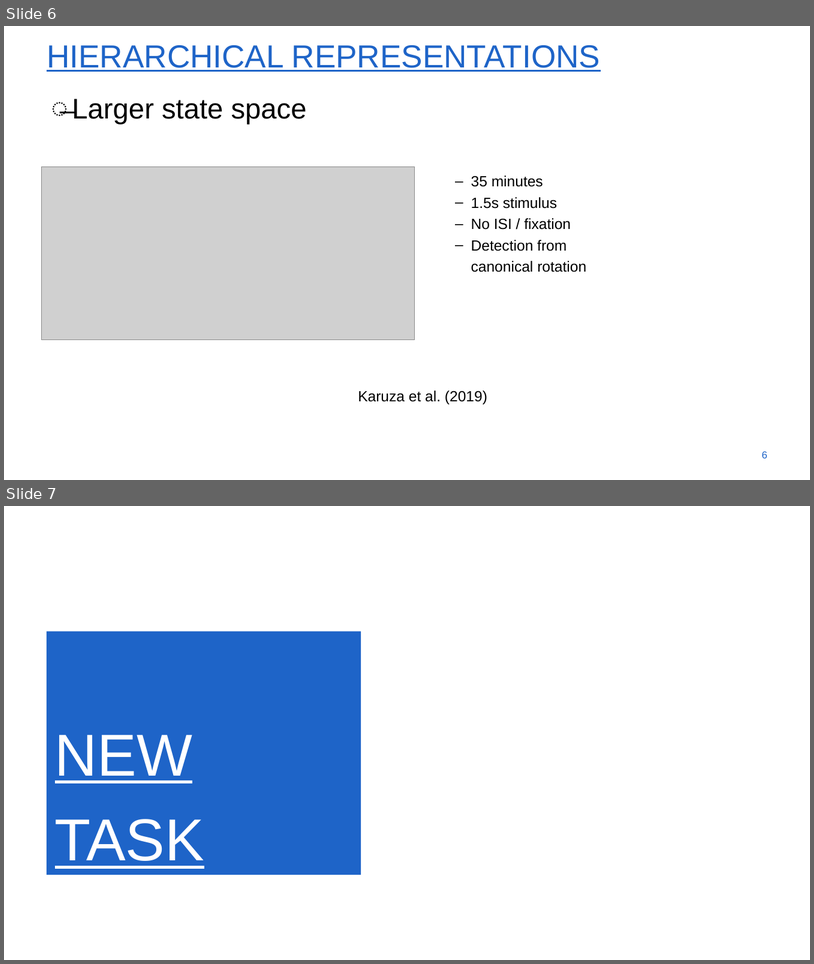
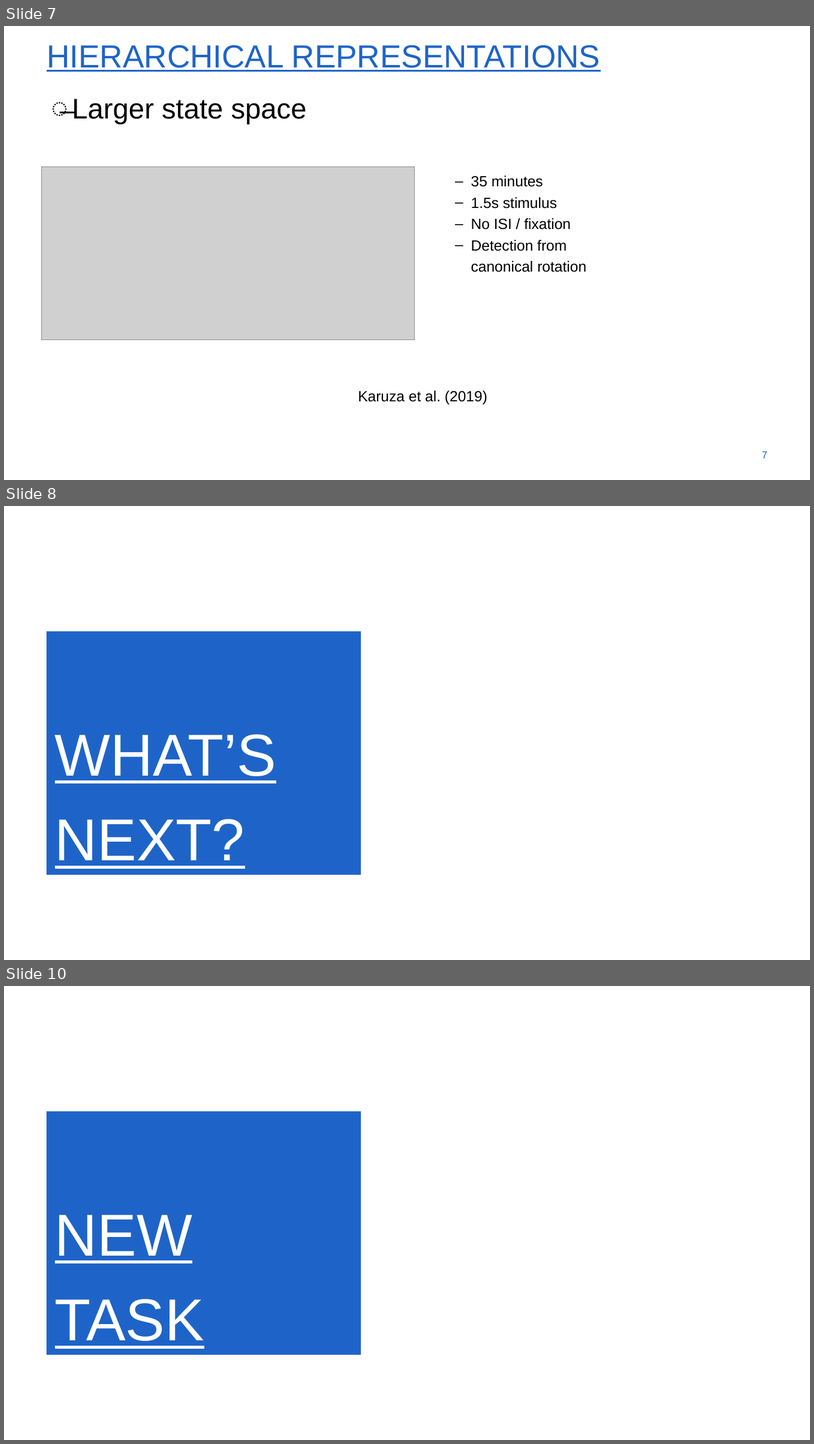
Before and after one commit to SvenWientjes/ModularGraphs-RL, a slide deck: Docs/Hierarchical reward task.pptx. Shown one above the other, each under a label of ours: slides 6 and 7 before the commit, slides 7, 8 and 10 after it; the slides between them are not shown. The pictures are 814x964 and 814x1444 pixels, drawn with LibreOffice and Linux fonts; fonts in the diff are those of the drawing; grey boxes stand for pictures; background and template pictures are left out. Boxes give left, top, right and bottom in pixels: in the first picture for what was removed or moved away, otherwise in the second. Text is boxed around its words. In the diff, an @@ line names an element or a change of style, - is before the commit and + after.

```diff
--- a/Docs/Hierarchical reward task.pptx
+++ b/Docs/Hierarchical reward task.pptx
@@ slide 8 added at [4, 506, 810, 960], background #FFFFFF @@
@@ text added at [47, 631, 361, 874], fill #1E64C8, 100 pt, text #FFFFFF, underline @@
+WHAT’S NEXT?
@@ what was slide 6 is now slide 7 @@
@@ page number at [762, 451, 768, 458]: text changed @@
-6
+7
@@ what was slide 7 is now slide 10 @@
```
Also in this commit, not shown: 4 slides changed, 2 other slides added.
